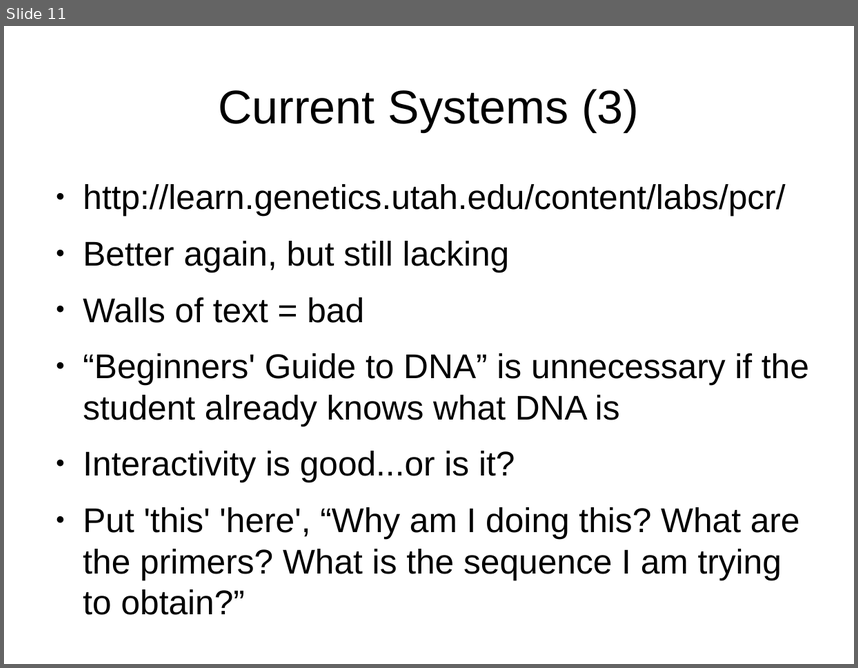
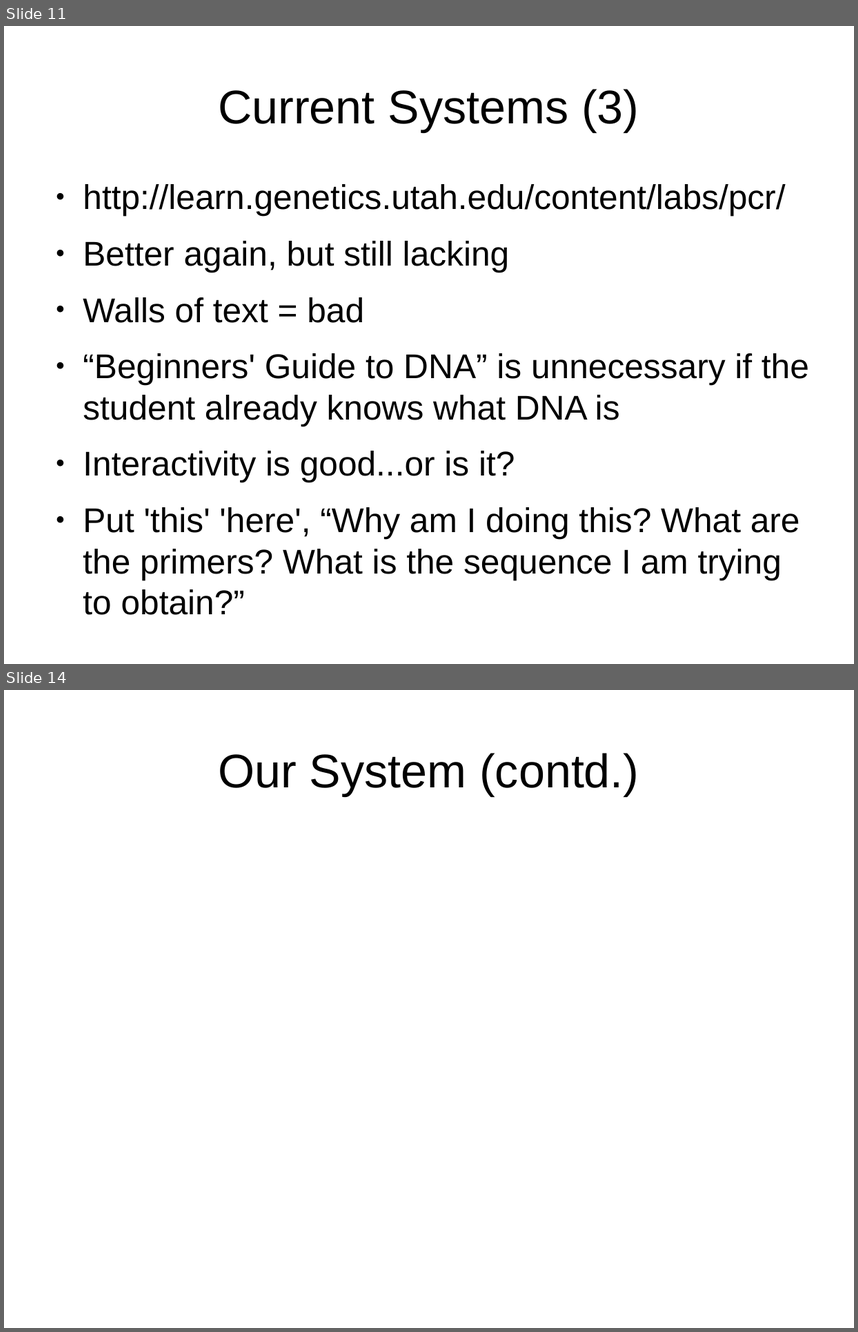
Before and after one commit to Dan-McElroy/Team-Project--Q, a slide deck: docs/progressPresentation/draft.odp. Shown one above the other, each under a label of ours: slide 11 before the commit, slides 11 and 14 after it; the slides between them are not shown. The pictures are 858x668 and 858x1332 pixels, drawn with LibreOffice and Linux fonts; fonts in the diff are those of the drawing. Boxes give left, top, right and bottom in pixels: in the first picture for what was removed or moved away, otherwise in the second. Text is boxed around its words. In the diff, an @@ line names an element or a change of style, - is before the commit and + after.

```diff
--- a/docs/progressPresentation/draft.odp
+++ b/docs/progressPresentation/draft.odp
@@ slide 14 added at [4, 690, 854, 1328], background #FFFFFF @@
@@ title added at [218, 753, 639, 796], 44 pt, text #000000 @@
+Our System (contd.)
```
Also in this commit, not shown: 2 slides changed, 1 other slide added.
